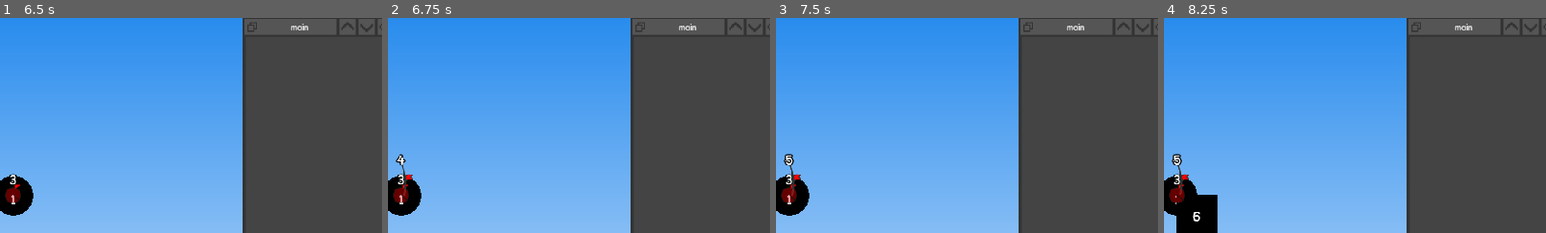
Above: before the commit, frames 1-4 (left to right).
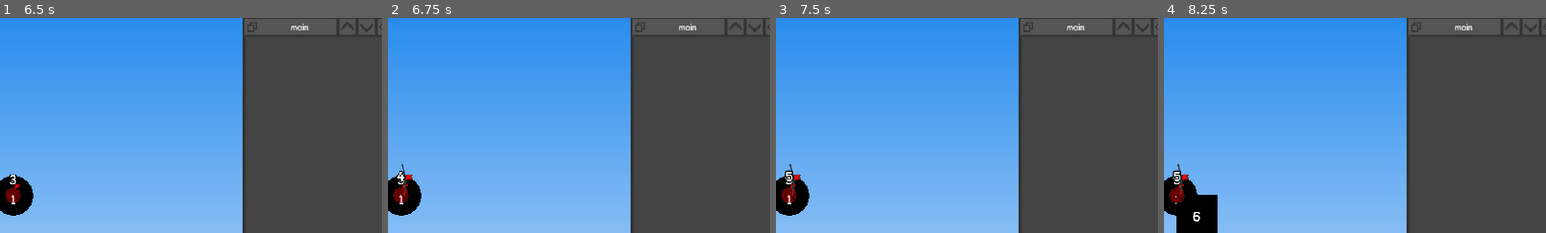
Above: after the commit, the same moments.

Repository: beatrixwashere/RedBallMakerPlus
Game: Godot game, scene res://scenes/main.tscn
Same seed, same stepped clock (60 frames per second), same inputs: the game is played once before the commit and once after it.
Inputs (mouse positions are % of the whole screen's width and height, from its top left):
- Up to frame 1 (6.5 s): click (94, 11) at 0.5 s; click (96, 11) at 1.25 s; click "add" at 2 s; click "clear" at 2.75 s; click (8, 86) at 3.5 s; click (8, 86) at 4.25 s; click (12, 86) at 5 s; click (12, 86) at 5.75 s
- Up to frame 2 (6.75 s): click (18, 86) at 6.5 s
- Up to frame 3 (7.5 s): click (18, 86) at 7.25 s
- Up to frame 4 (8.25 s): click (2, 86) at 8 s
The pictures show only the part of the screen within x 48-98%, y 9-59%; the shares and areas given below are measured in that part.

Frame 1 is identical in both runs. In frame 2, 0.2% of the frame differs, in the area x 2-5%, y 63-77%; in frame 3, 0.2%; in frame 4, 0.2%.

Commit message:
bunch of v.1.1.1 work that i'm too lazy to document

Diff:
--- a/project.godot
+++ b/project.godot
@@ -27,7 +27,6 @@
 
 window/size/viewport_width=1920
 window/size/viewport_height=1080
-window/size/mode=2
 window/size/window_width_override=1024
 window/size/window_height_override=576
 window/stretch/mode="viewport"
--- a/scenes/main.tscn
+++ b/scenes/main.tscn
@@ -301,7 +301,7 @@
 
 [node name="keylist" type="VBoxContainer" parent="ui/menus/row_options/tool_settings/settings/container"]
 layout_mode = 2
-theme_override_constants/separation = 96
+theme_override_constants/separation = 64
 
 [node name="scrollfix" type="Control" parent="ui/menus/row_options/tool_settings/settings/container/keylist"]
 layout_mode = 2
--- a/scripts/main.gd
+++ b/scripts/main.gd
@@ -32,7 +32,8 @@
 	"new_flag": KEY_4,
 	"focus_block": KEY_F,
 	"toggle_gridsnap": KEY_X,
-	"toggle_blocklabels": KEY_C }
+	"toggle_blocklabels": KEY_C,
+	"move_block": KEY_T}
 # level
 var level_blocks:Dictionary
 var level_nidx:int = 0
@@ -46,6 +47,8 @@
 var gridsnap:bool = false
 var blocklabels:bool = true
 var is_moving_scene:bool = false
+var is_moving_block:bool = false
+var is_mbone_down:bool = false
 var is_awaiting_input:bool = false
 var keybind_to_set:String
 var keytext_to_update:Node
@@ -131,17 +134,21 @@
 			%ui.position = level_blocks[level_selection].get_polyavg() \
 			if level_blocks[level_selection].type == Block.blocktypes.POLYGON else \
 			level_blocks[level_selection].position
+		elif event.keycode == keybinds["move_block"] && event.is_pressed():
+			is_moving_block = !is_moving_block
 		# global control
 		if event.keycode == KEY_SHIFT: shift_pressed = event.is_pressed()
 		if event.keycode == KEY_CTRL: ctrl_pressed = event.is_pressed()
 		elif ctrl_pressed && event.is_pressed(): match event.keycode:
 			KEY_Z: states.load_undo() #if !shift_pressed else states.load_redo()
-			KEY_E: %files/export.visible = true
+			KEY_E: %files/export.set_visible(true) if !shift_pressed else export_level()
 			KEY_S: %files/save.visible = true
 			KEY_O: %files/load.visible = true
 	# mouse buttons
 	if event is InputEventMouseButton:
 		match event.button_index:
+			MOUSE_BUTTON_LEFT:
+				is_mbone_down = event.is_pressed()
 			MOUSE_BUTTON_RIGHT:
 				is_moving_scene = event.is_pressed()
 			MOUSE_BUTTON_WHEEL_UP:
@@ -156,10 +163,10 @@
 					%ui/rbref.scale = %ui.zoom
 	# mouse motion
 	if event is InputEventMouseMotion:
-		if is_moving_scene:
-			%ui.position -= event.relative/%ui.zoom.x
-		if point_to_move:
-			point_to_move.position += event.relative/%ui.zoom.x
+		if is_moving_scene: %ui.position -= event.relative/%ui.zoom.x
+		if point_to_move: point_to_move.position += event.relative/%ui.zoom.x
+		if is_moving_block && is_mbone_down && level_blocks.has(level_selection):
+			level_blocks[level_selection].levelobj.position += event.relative/%ui.zoom.x
 	update_info()
 # handle notifications
 func _notification(what:int)->void:
@@ -181,7 +188,7 @@
 		else:
 			n_data.position = targetpos
 			if n_data.type == Block.blocktypes.CHECKPOINT: n_data.position.y -= 21
-			if n_data.type == Block.blocktypes.FLAG: n_data.position.y -= 46
+			if n_data.type == Block.blocktypes.FLAG: n_data.position.y -= 25
 		# add block to scene
 		new_levelobj(n_data)
 		# add block to list
@@ -228,6 +235,7 @@
 			var n_block_obj:Sprite2D = Sprite2D.new()
 			n_block_obj.texture = flag
 			n_block_obj.centered = false
+			n_block_obj.offset.y = -21
 			n_block_obj.position = bdata.position
 			layers_dict[layers_current].levelobj.add_child(n_block_obj)
 			bdata.levelobj = n_block_obj
@@ -395,6 +403,7 @@
 			lvlobj.color = lvlblk.fill
 			lvlobj.get_child(0).points = lvlblk.polygon
 			lvlobj.get_child(0).default_color = lvlblk.outline
+			for i in lvlobj.get_child(0).get_children(): i.queue_free()
 		if lvlblk.type == Block.blocktypes.CIRCLE:
 			lvlobj.position = lvlblk.position
 			lvlobj.scale = Vector2(lvlblk.radius/50,lvlblk.radius/50)
@@ -433,7 +442,7 @@
 	elif !dir && shift_pressed: %level.move_child(level_blocks[idx].levelobj, %level.get_child_count()-1)
 	if dir && level_blocks[idx].levelobj.get_index()-1 >= 0:
 		%level.move_child(level_blocks[idx].levelobj, level_blocks[idx].levelobj.get_index()-1)
-	elif !dir && level_blocks[idx].listobj.get_index()+1 <= %level.get_child_count()-1:
+	elif !dir && level_blocks[idx].levelobj.get_index()+1 <= %level.get_child_count()-1:
 		%level.move_child(level_blocks[idx].levelobj, level_blocks[idx].levelobj.get_index()+1)
 # deletes the selected block
 func delete_block()->void:
@@ -443,8 +452,8 @@
 		for i in %editlist.get_children():
 			i.queue_free()
 		%editlist.add_child(Control.new())
-		level_blocks[level_selection].levelobj.queue_free()
-		level_blocks[level_selection].listobj.queue_free()
+		level_blocks[level_selection].levelobj.free()
+		level_blocks[level_selection].listobj.free()
 		level_blocks.erase(level_selection)
 		level_selection = -1
 # adds a layer to the level
@@ -520,6 +529,7 @@
 	states.add_undo()
 	layers_dict[layers_current].levelobj.free()
 	layers_dict[layers_current].listobj.free()
+	for i in %blocklist.get_children(): i.free()
 	for i in layers_dict[layers_current].blocks: delete_block()
 	layers_dict.erase(layers_current)
 	layers_current = -1
@@ -564,15 +574,18 @@
 	var settingsfile:FileAccess = FileAccess.open("user://settings.rbmpc",FileAccess.WRITE)
 	for i in keybinds.values(): settingsfile.store_32(i)
 # exports the level to a txt file
-func export_level(filepath:String)->void:
+func export_level(filepath:String = "")->void:
 	# generate level string
 	select_layer(layers_current)
 	var export_string:String = ""
 	for i in %layerlist.get_children():
 		if i.name != "scrollfix": export_string += layers_dict[i.name.to_int()].encode_level()
 	# save file
-	var levelfile:FileAccess = FileAccess.open(filepath, FileAccess.WRITE)
-	levelfile.store_line(export_string)
+	if filepath != "":
+		var levelfile:FileAccess = FileAccess.open(filepath, FileAccess.WRITE)
+		levelfile.store_line(export_string)
+	else:
+		DisplayServer.clipboard_set(export_string)
 func import_level(filepath:String)->void:
 	# clear level
 	clear_level()
@@ -593,9 +606,12 @@
 	# save file
 	if layers_current != -1: select_layer(layers_current)
 	var savefile:FileAccess = FileAccess.open(filepath, FileAccess.WRITE)
+	savefile.store_16(2) #saveformat
 	savefile.store_16(layers_dict.size())
 	for i in %layerlist.get_children():
-		if i.name != "scrollfix": layers_dict[i.name.to_int()].save_data(savefile)
+		if i.name != "scrollfix":
+			layers_dict[i.name.to_int()].save_data(savefile)
+			savefile.store_16(i.name.to_int())
 	savefile.store_16(layers_current if layers_current > -1 else 0)
 # imports the level from an rbmp save
 func import_save(filepath:String)->void:
@@ -605,12 +621,14 @@
 	layers_nidx = 0
 	# load file
 	var savefile:FileAccess = FileAccess.open(filepath, FileAccess.READ)
+	var saveformat:int = savefile.get_16()
 	var level_size:int = savefile.get_16()
 	for i in level_size:
 		# load layer data
 		var n_layer:Layer = Layer.new()
+		n_layer.load_data(savefile)
+		if saveformat > 1: layers_nidx = savefile.get_16()
 		layers_current = layers_nidx
-		n_layer.load_data(savefile)
 		n_layer.blklist = %blocklist
 		layers_dict[layers_nidx] = n_layer
 		# create levelobj
--- /dev/null
+++ b/scripts/states_new.gd
@@ -0,0 +1,37 @@
+# ------------- states.gd --------------
+# stores tool states for undoing/redoing
+# --------------------------------------
+# TODO: implement redos and optimize to single actions instead of level reloading
+extends Node
+# variables
+var undo:Array[Array]
+var redo:Array[String]
+var idx:int = 0
+# add new undo state
+func add_undo(udata:Array)->void:
+	undo.append(udata)
+# undo an action
+func load_undo()->void:
+	if undo.size() > 0:
+		var udata:Array = undo.pop_back()
+		match udata[0]:
+			"apply_edits":
+				get_tree().current_scene.level_blocks[udata[3]] = udata[1]
+				get_tree().current_scene.level_blocks[udata[3]].levelobj = udata[2]
+			"move_block": pass
+			_: pass
+		var target:String = undo.pop_back()
+		get_tree().current_scene.import_save(target)
+		for i in 3: DirAccess.remove_absolute(undo.pop_back())
+		#redo.append(target)
+# redo an action
+func load_redo()->void:
+	if redo.size() > 0:
+		var target:String = redo.pop_back()
+		get_tree().current_scene.import_save(target)
+		DirAccess.remove_absolute(undo.pop_back())
+		undo.append(target)
+# clear undo/redo list and files
+func clear_list(list:Array)->void:
+	for i in list: DirAccess.remove_absolute(i)
+	list.clear()
Not shown, changed: changelog.md
